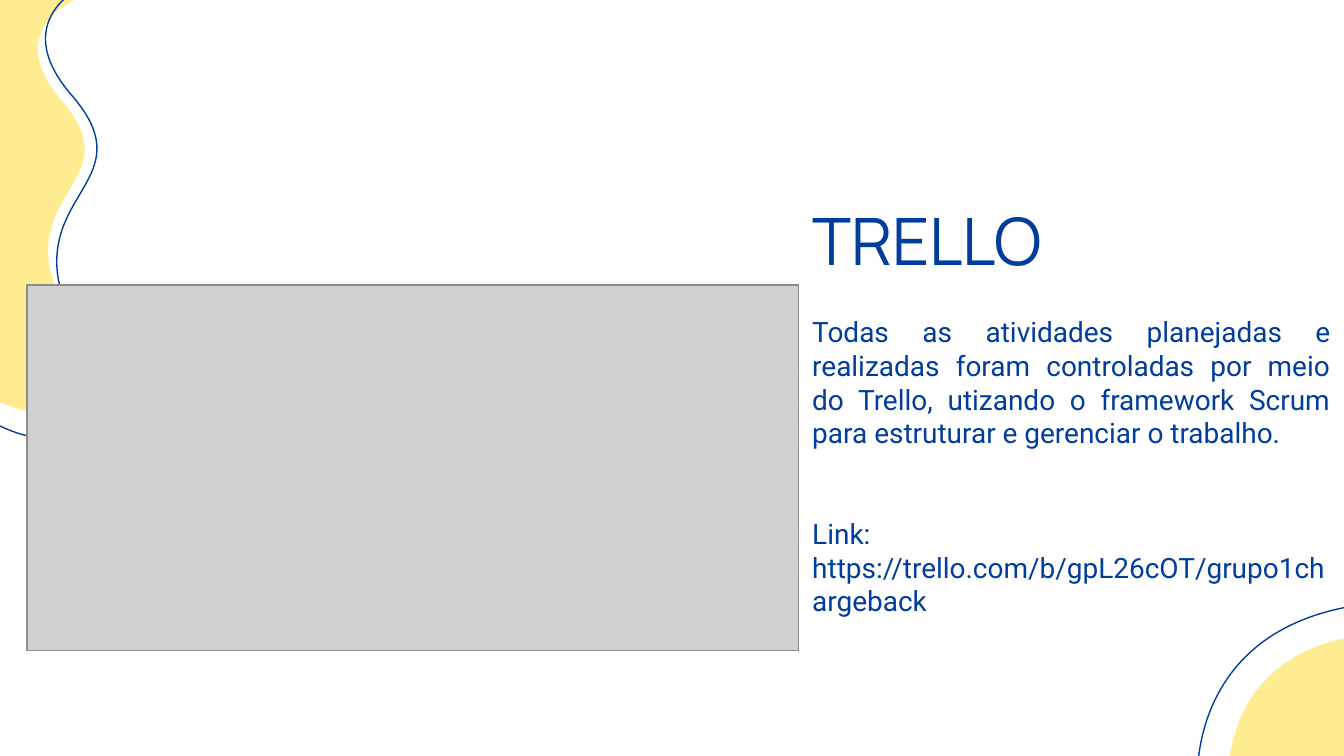
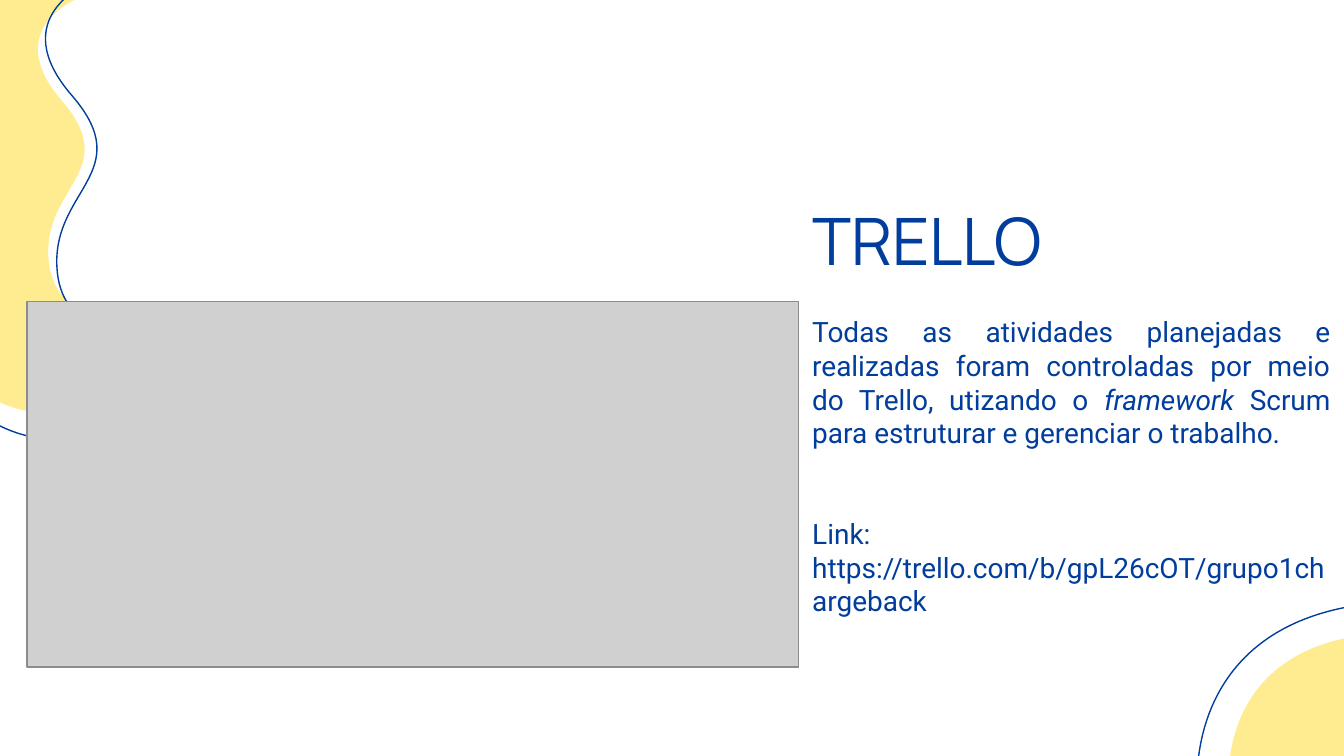
Before and after one commit to 2024-1-NADS2/Projeto1, a slide deck: slide 4 of documentos/apresentação.pptx. Drawn at 1344x756 pixels with LibreOffice and Linux fonts; fonts in the diff are those of the drawing; grey boxes stand for pictures. Boxes give left, top, right and bottom in pixels: in the first picture for what was removed or moved away, otherwise in the second. Text is boxed around its words. In the diff, an @@ line names an element or a change of style, - is before the commit and + after.

```diff
--- a/documentos/apresentação.pptx
+++ b/documentos/apresentação.pptx
@@ picture moved from (x1=27, y1=285, x2=798, y2=650) to (x1=27, y1=301, x2=798, y2=667) @@
@@ text at (x1=812, y1=321, x2=1331, y2=449): italic on in "framework" @@
```
Also in this commit, not shown: 2 other slides changed, 2 slides added, 2 slides removed.
